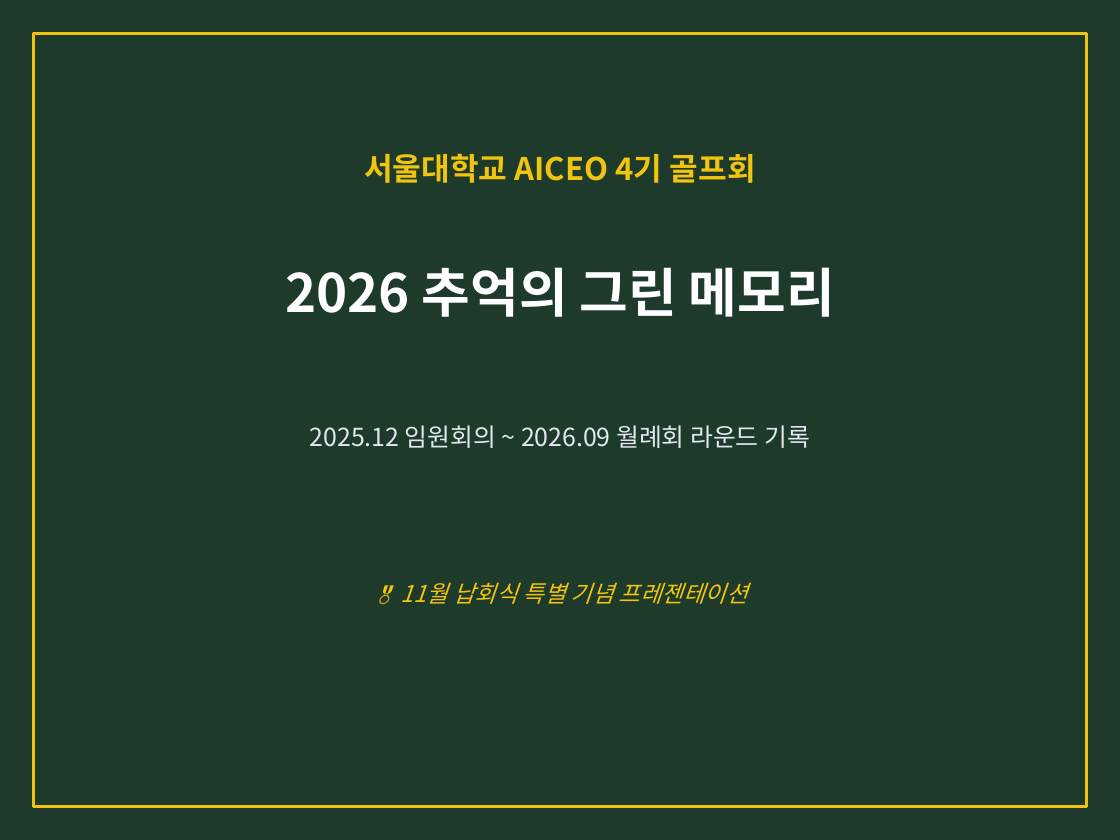
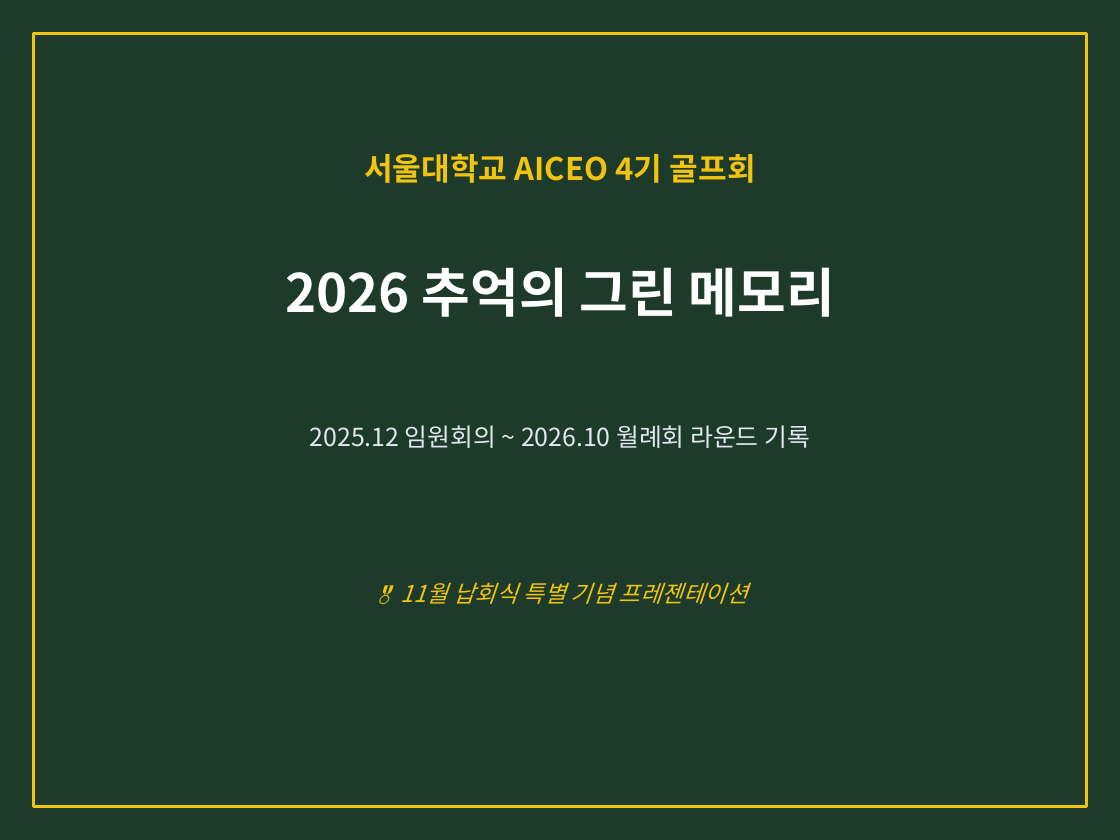
Before and after one commit to BluemMountain/snu-ai-golf4, a slide deck: slide 1 of 2026_SNU_AI_GOLF_Memories.pptx. Drawn at 1120x840 pixels with LibreOffice and Linux fonts; fonts in the diff are those of the drawing. Boxes give left, top, right and bottom in pixels: in the first picture for what was removed or moved away, otherwise in the second. Text is boxed around its words. In the diff, an @@ line names an element or a change of style, - is before the commit and + after.

```diff
--- a/2026_SNU_AI_GOLF_Memories.pptx
+++ b/2026_SNU_AI_GOLF_Memories.pptx
@@ text at (310, 425, 810, 448): text changed @@
-2025.12 임원회의 ~ 2026.09 월례회 라운드 기록
+2025.12 임원회의 ~ 2026.10 월례회 라운드 기록
```
Also in this commit, not shown: 1 other slide changed, 4 slides added, 3 other files.
